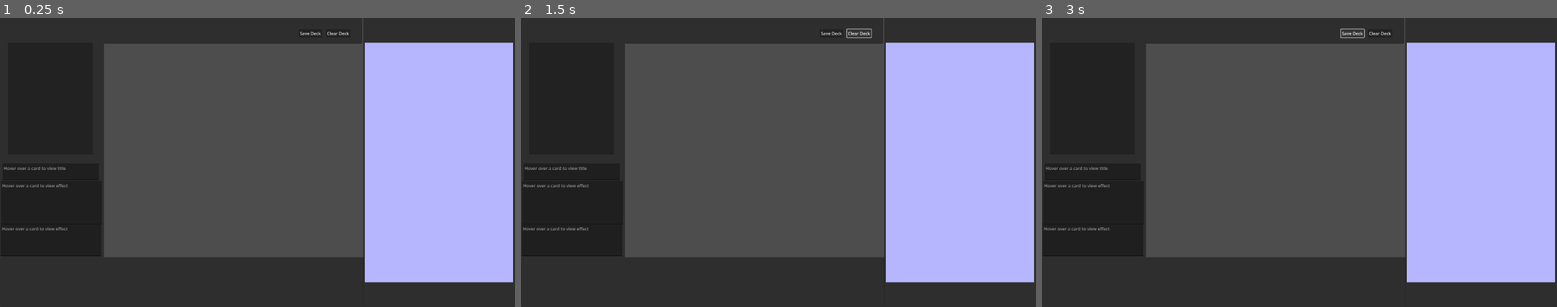
Above: before the commit, frames 1-3 (left to right).
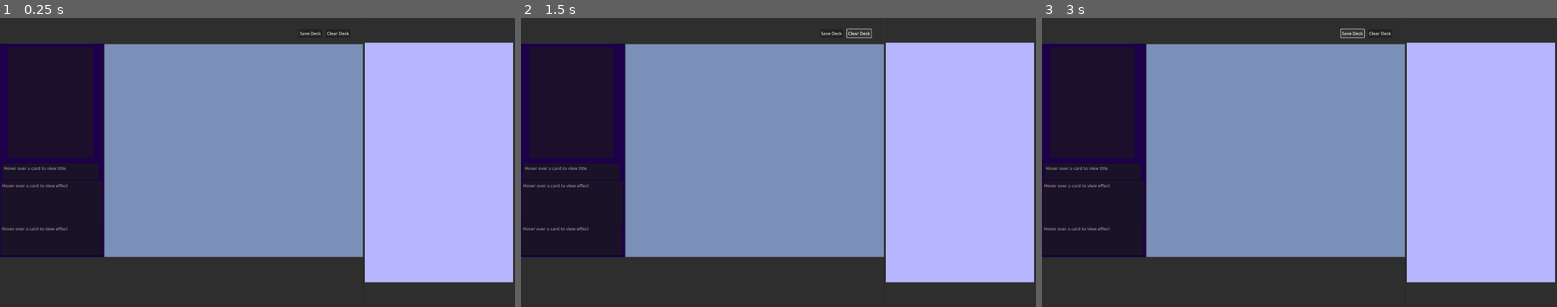
Above: after the commit, the same moments.

Repository: chrissolanilla/Deck-builder
Game: Godot game, scene res://scenes/deck_builder.tscn
Same seed, same stepped clock (60 frames per second), same inputs: the game is played once before the commit and once after it.
Inputs:
- Up to frame 1 (0.25 s): no input
- Up to frame 2 (1.5 s): click "Clear Deck" at 0.5 s; click "Clear Deck" at 1.25 s
- Up to frame 3 (3 s): click "Clear Deck" at 2 s; click "Save Deck" at 2.75 s

The runs differ from the first frame. In frame 1, 40% of the frame differs, in the area x 0-71%, y 0-83%; in frame 2, 40%; in frame 3, 40%.

Commit message:
adds main deck functionality

Diff:
--- a/scenes/deck_builder.tscn
+++ b/scenes/deck_builder.tscn
@@ -12,6 +12,19 @@
 modulate_color = Color(0.713726, 0.713726, 1, 1)
 
 [sub_resource type="Theme" id="Theme_l5jp8"]
+
+[sub_resource type="CanvasTexture" id="CanvasTexture_smhda"]
+
+[sub_resource type="StyleBoxTexture" id="StyleBoxTexture_c65e3"]
+texture = SubResource("CanvasTexture_smhda")
+modulate_color = Color(0.114181, 0.000173259, 0.286428, 1)
+
+[sub_resource type="CanvasTexture" id="CanvasTexture_6f68y"]
+specular_color = Color(0.462745, 1, 1, 1)
+
+[sub_resource type="StyleBoxTexture" id="StyleBoxTexture_co05c"]
+texture = SubResource("CanvasTexture_6f68y")
+modulate_color = Color(0.477273, 0.564988, 0.726278, 1)
 
 [node name="DeckBuilder" type="Control"]
 layout_mode = 3
@@ -82,7 +95,7 @@
 layout_mode = 0
 offset_left = -960.0
 offset_top = -540.0
-offset_right = 391.0
+offset_right = 394.0
 offset_bottom = -444.0
 
 [node name="BottomPanel" type="Panel" parent="."]
@@ -98,13 +111,14 @@
 offset_top = -444.0
 offset_right = -572.0
 offset_bottom = 354.0
+theme_override_styles/panel = SubResource("StyleBoxTexture_c65e3")
 
 [node name="CardPreview" type="Panel" parent="LeftPanel"]
 layout_mode = 0
 offset_left = 30.0
-offset_top = -3.0
+offset_top = 12.0
 offset_right = 346.0
-offset_bottom = 414.0
+offset_bottom = 429.0
 
 [node name="TextureRect" type="TextureRect" parent="LeftPanel/CardPreview"]
 layout_mode = 1
@@ -177,3 +191,49 @@
 offset_bottom = -467.0
 text = "Clear Deck
 "
+
+[node name="MainDeckList" type="Panel" parent="."]
+layout_mode = 1
+anchors_preset = 8
+anchor_left = 0.5
+anchor_top = 0.5
+anchor_right = 0.5
+anchor_bottom = 0.5
+offset_left = -570.0
+offset_top = -442.0
+offset_right = 392.0
+offset_bottom = 352.0
+grow_horizontal = 2
+grow_vertical = 2
+theme_override_styles/panel = SubResource("StyleBoxTexture_co05c")
+
+[node name="ScrollContainer" type="ScrollContainer" parent="MainDeckList"]
+layout_mode = 1
+anchors_preset = -1
+anchor_left = 0.5
+anchor_top = 0.544
+anchor_right = 0.507
+anchor_bottom = 0.544
+offset_left = -456.0
+offset_top = -418.936
+offset_right = 5055.27
+offset_bottom = 4129.06
+grow_horizontal = 2
+grow_vertical = 2
+scale = Vector2(0.168, 0.168)
+horizontal_scroll_mode = 0
+
+[node name="MarginContainer" type="MarginContainer" parent="MainDeckList/ScrollContainer"]
+layout_mode = 2
+size_flags_horizontal = 3
+theme_override_constants/margin_top = 558
+theme_override_constants/margin_bottom = 626
+
+[node name="GridContainer" type="GridContainer" parent="MainDeckList/ScrollContainer/MarginContainer"]
+layout_mode = 2
+size_flags_horizontal = 6
+size_flags_vertical = 2
+theme = SubResource("Theme_l5jp8")
+theme_override_constants/h_separation = 678
+theme_override_constants/v_separation = 1020
+columns = 8
--- a/scripts/deck_builder.gd
+++ b/scripts/deck_builder.gd
@@ -3,12 +3,13 @@
 var available_cards: Array[CardMetaData] = []
 var deck: Array[CardMetaData] = []
 var gridContainer: Node
+var mainDeckGridContainer: Node
 # Path to save the deck
 var deck_save_path = "user://deck_data.json"
 
 # Called when the node enters the scene tree for the first time.
 func _ready() -> void:
-
+	mainDeckGridContainer = $MainDeckList/ScrollContainer/MarginContainer/GridContainer
 	gridContainer = $RightPanel/SearchGrid/ScrollContainer/MarginContainer/GridContainer
 	# Load the cards as usual
 	loadAvailableCards()
@@ -48,7 +49,20 @@
 
 func _on_card_selected(card_data: CardMetaData):
 	deck.append(card_data)
+	var deckCard = createUICard(card_data)
+	mainDeckGridContainer.add_child(deckCard)
+	#add singals for hover effects and to remove it
+	deckCard.connect("gui_input", Callable(self, "_on_deck_card_gui_input").bind(deckCard, card_data))
+	deckCard.connect("card_hovered", Callable(self, "_on_card_hovered"))
+	deckCard.connect("card_hovered_exit", Callable(self, "_on_card_hovered_exit"))
 	print("Added card: %s" % card_data.card_name)
+
+#signal function to handle right-click to remove card from deck
+func _on_deck_card_gui_input(event: InputEvent, card_instance: Control, card_data: CardMetaData):
+	if event is InputEventMouseButton and event.button_index == MOUSE_BUTTON_RIGHT and event.is_pressed():
+		deck.erase(card_data)
+		print("Removed card: %s" % card_data.card_name)
+		card_instance.queue_free()
 
 func _on_card_dragged(card_data: CardMetaData, mouse_pos: Vector2):
 	# deck.erase(card_data)
Not shown: 1 places in scenes/deck_builder.tscn that only renumber resources
